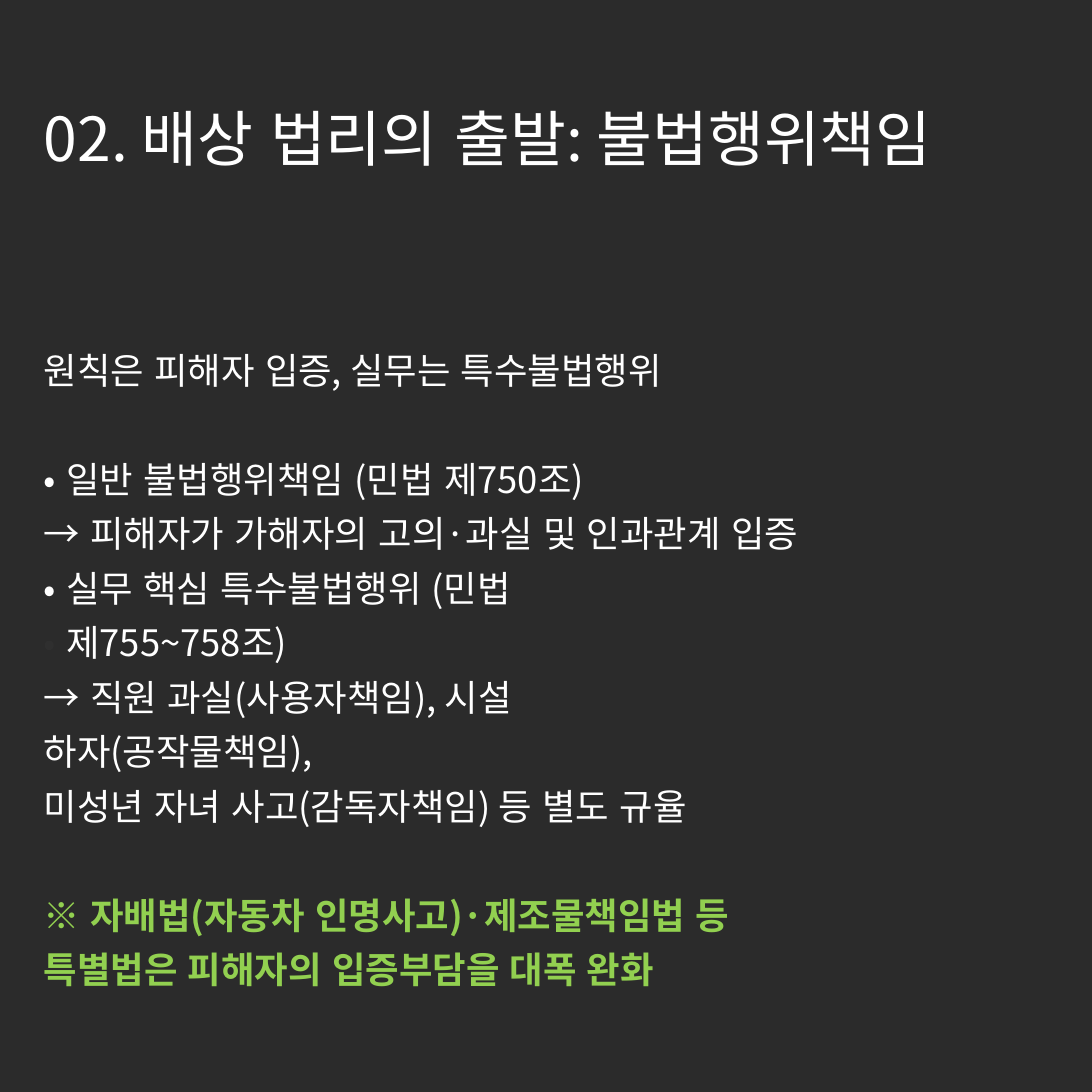
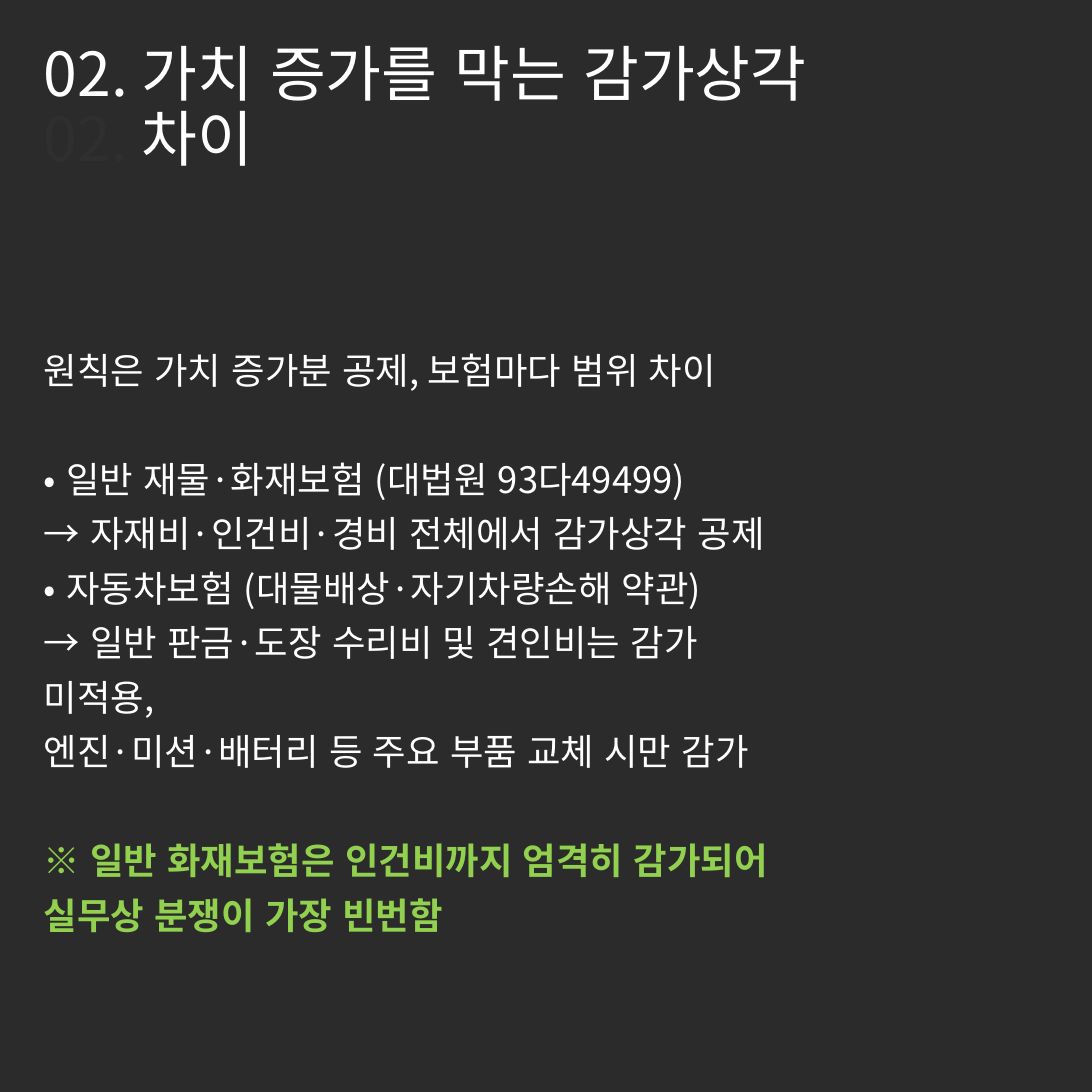
Before and after one commit to tladjuster00000029/brunch-SNS--auto, a slide deck: slide 3 of posts/images/generated_cards.pptx. Drawn at 1092x1092 pixels with LibreOffice and Linux fonts; fonts in the diff are those of the drawing; background and template pictures are left out; a plain dark background stands for a picture behind light text. Boxes give left, top, right and bottom in pixels: in the first picture for what was removed or moved away, otherwise in the second. Text is boxed around its words. In the diff, an @@ line names an element or a change of style, - is before the commit and + after.

```diff
--- a/posts/images/generated_cards.pptx
+++ b/posts/images/generated_cards.pptx
@@ title at (x1=44, y1=46, x2=806, y2=180): text changed @@
-02. 배상 법리의 출발: 불법행위책임
+02. 가치 증가를 막는 감가상각
+02. 차이
@@ subtitle at (x1=44, y1=353, x2=768, y2=933): text changed @@
-원칙은 피해자 입증, 실무는 특수불법행위
-• 일반 불법행위책임 (민법 제750조)
-→ 피해자가 가해자의 고의·과실 및 인과관계 입증
-• 실무 핵심 특수불법행위 (민법
-• 제755~758조)
-→ 직원 과실(사용자책임), 시설
-하자(공작물책임),
-미성년 자녀 사고(감독자책임) 등 별도 규율
-※ 자배법(자동차 인명사고)·제조물책임법 등
-특별법은 피해자의 입증부담을 대폭 완화
+원칙은 가치 증가분 공제, 보험마다 범위 차이
+• 일반 재물·화재보험 (대법원 93다49499)
+→ 자재비·인건비·경비 전체에서 감가상각 공제
+• 자동차보험 (대물배상·자기차량손해 약관)
+→ 일반 판금·도장 수리비 및 견인비는 감가
+미적용,
+엔진·미션·배터리 등 주요 부품 교체 시만 감가
+※ 일반 화재보험은 인건비까지 엄격히 감가되어
+실무상 분쟁이 가장 빈번함
```
Also in this commit, not shown: 3 other slides changed, 1 slide added, 1 slide removed, 5 other files.
